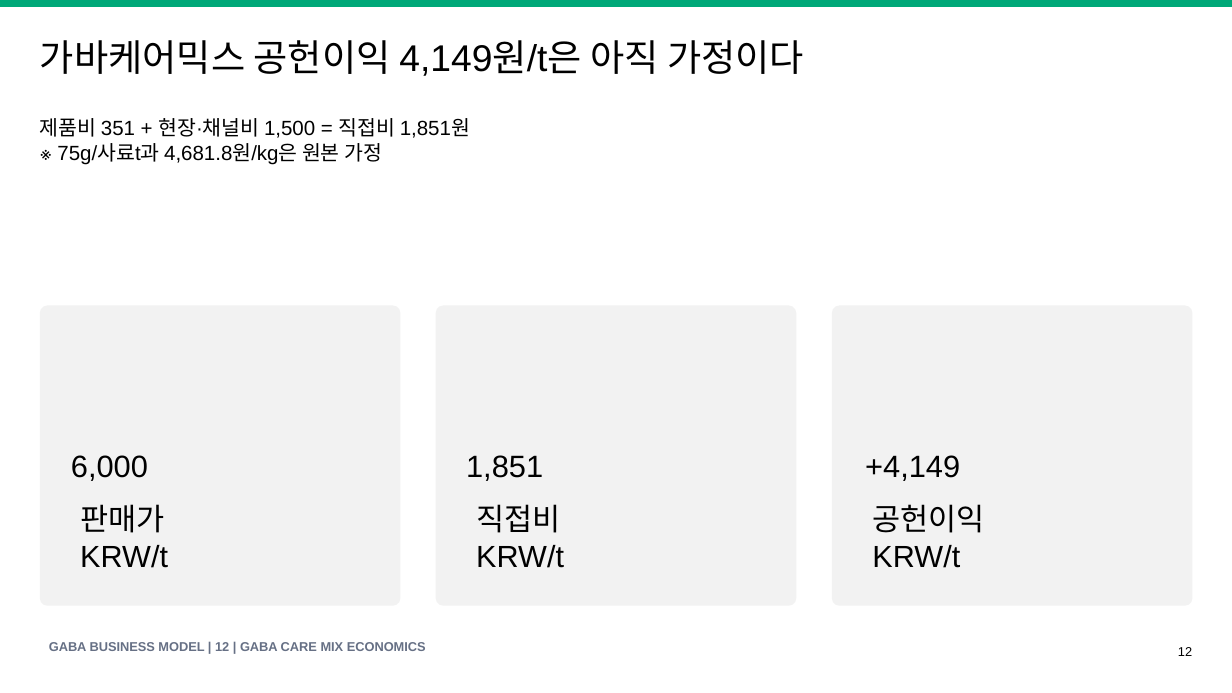
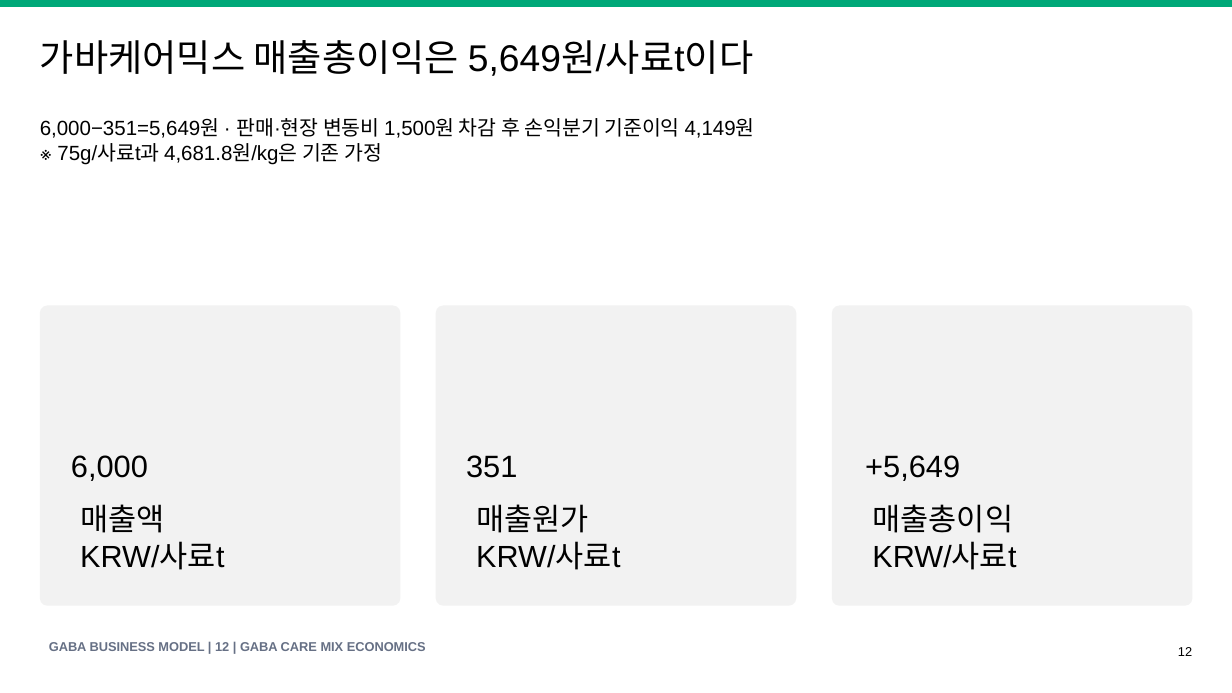
Before and after one commit to KRAdavid/gaba-feed-business-index, a slide deck: slide 12 of GABA_Feed_Business_Model_Speech_Deck_v1.pptx. Drawn at 1232x693 pixels with LibreOffice and Linux fonts; fonts in the diff are those of the drawing. Boxes give left, top, right and bottom in pixels: in the first picture for what was removed or moved away, otherwise in the second. Text is boxed around its words. In the diff, an @@ line names an element or a change of style, - is before the commit and + after.

```diff
--- a/GABA_Feed_Business_Model_Speech_Deck_v1.pptx
+++ b/GABA_Feed_Business_Model_Speech_Deck_v1.pptx
@@ text at bbox=[40, 40, 753, 76]: text changed @@
-가바케어믹스 공헌이익 4,149원/t은 아직 가정이다
+가바케어믹스 매출총이익은 5,649원/사료t이다
@@ text at bbox=[40, 118, 755, 165]: text changed @@
-제품비 351 + 현장·채널비 1,500 = 직접비 1,851원
-※ 75g/사료t과 4,681.8원/kg은 원본 가정
+6,000−351=5,649원 · 판매·현장 변동비 1,500원 차감 후 손익분기 기준이익 4,149원
+※ 75g/사료t과 4,681.8원/kg은 기존 가정
@@ text at bbox=[466, 455, 517, 478]: text changed @@
-1,851
+351
@@ text at bbox=[865, 455, 960, 481]: text changed @@
-+4,149
++5,649
@@ text at bbox=[80, 504, 224, 570]: text changed @@
-판매가
-KRW/t
+매출액
+KRW/사료t
@@ text at bbox=[476, 504, 620, 570]: text changed @@
-직접비
-KRW/t
+매출원가
+KRW/사료t
@@ text at bbox=[872, 504, 1016, 570]: text changed @@
-공헌이익
-KRW/t
+매출총이익
+KRW/사료t
```
Also in this commit, not shown: 8 other slides changed, 10 other files.
